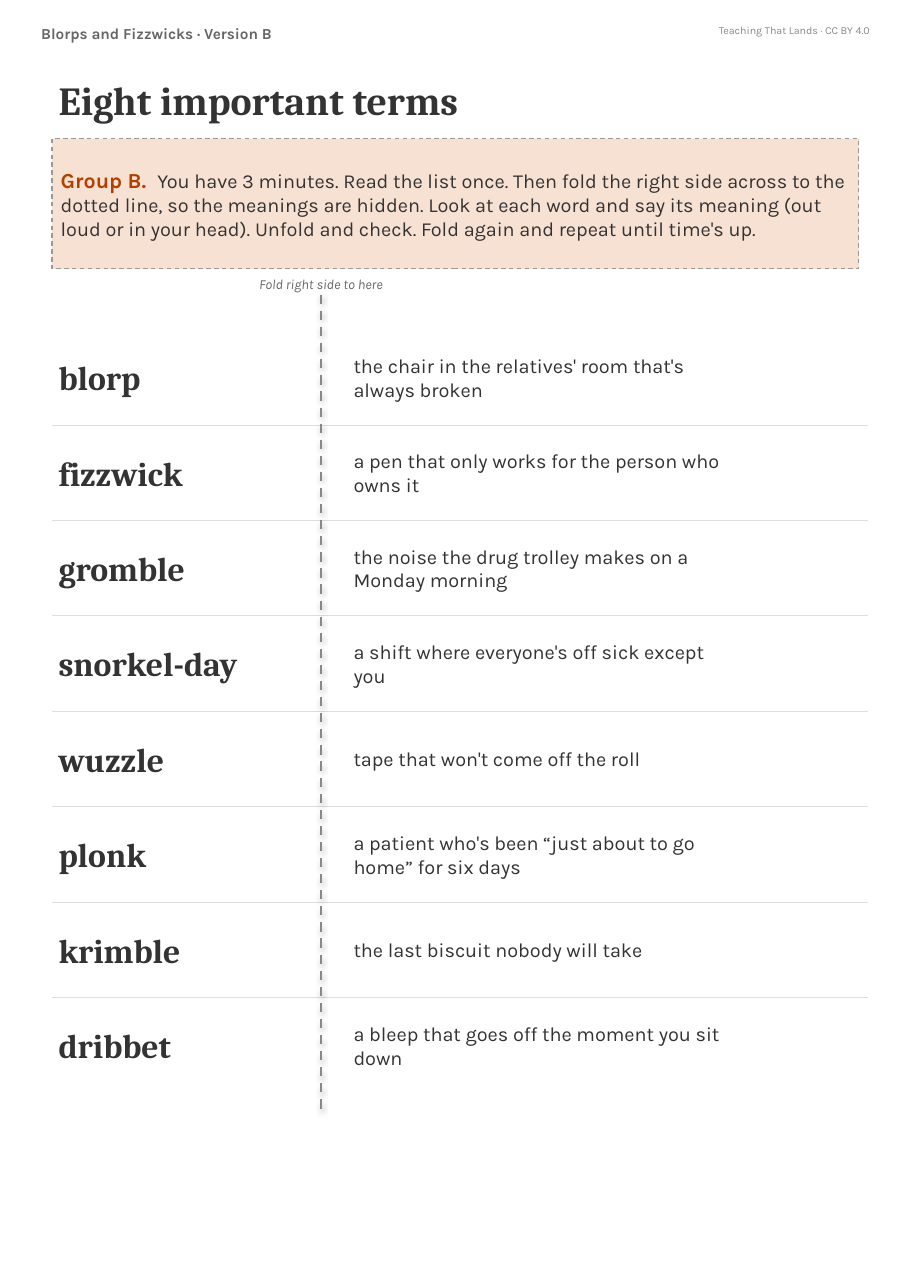
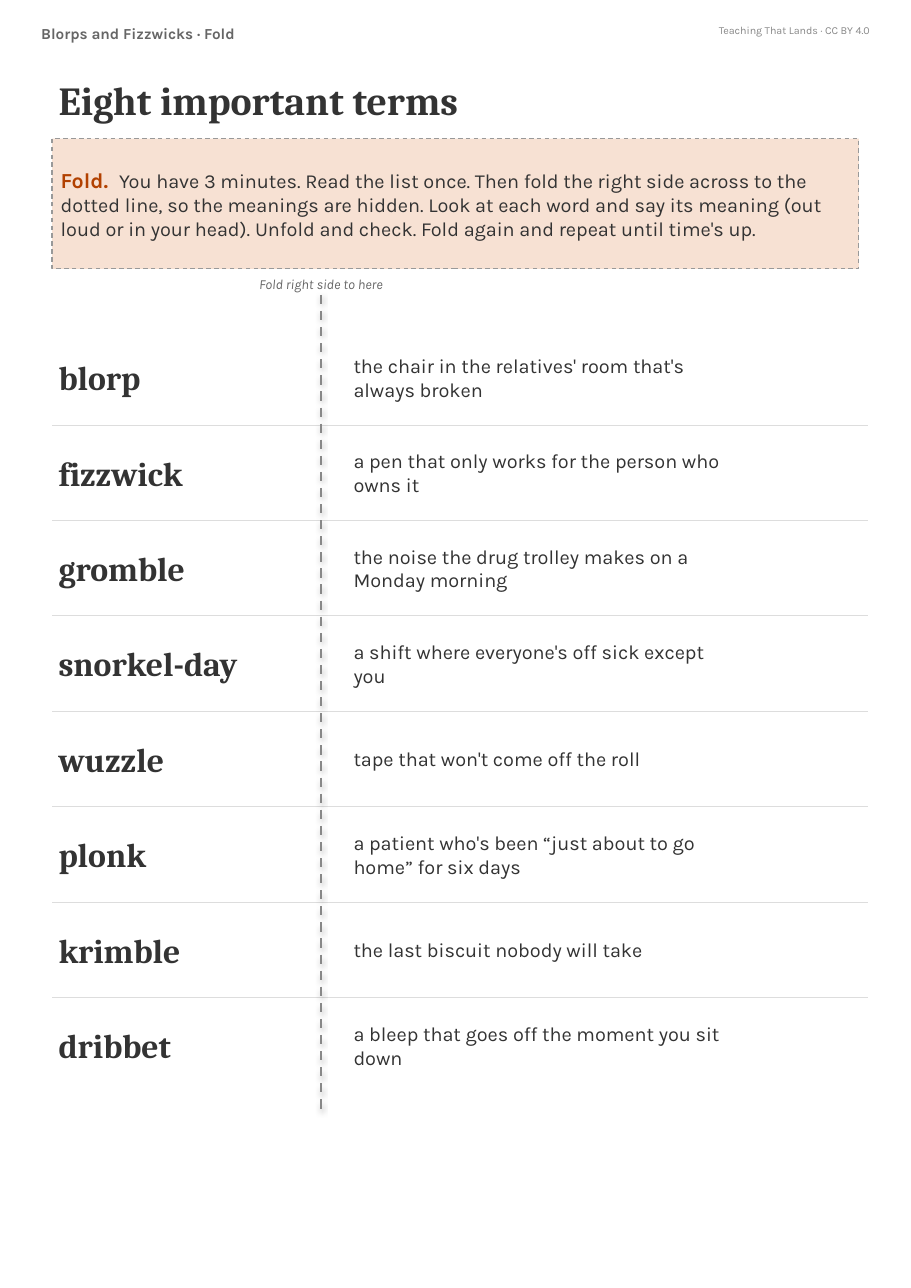
Before and after one commit to teachingthatlands/teachingthatlands.github.io, a slide deck: slide 2 of tools/printables/blorps-and-fizzwicks.pptx. Drawn at 911x1288 pixels with LibreOffice and Linux fonts; fonts in the diff are those of the drawing. Boxes give left, top, right and bottom in pixels: in the first picture for what was removed or moved away, otherwise in the second. Text is boxed around its words. In the diff, an @@ line names an element or a change of style, - is before the commit and + after.

```diff
--- a/tools/printables/blorps-and-fizzwicks.pptx
+++ b/tools/printables/blorps-and-fizzwicks.pptx
@@ text at (41,28,235,43): text changed @@
-Blorps and Fizzwicks · Version B
+Blorps and Fizzwicks · Fold
@@ text in rectangle at (61,173,821,241): text changed @@
-Group B. You have 3 minutes. Read the list once. Then fold the right side across to the dotted line, so the meanings are hidden. Look at each word and say its meaning (out loud or in your head). Unfold and check. Fold again and repeat until time's up.
+Fold. You have 3 minutes. Read the list once. Then fold the right side across to the dotted line, so the meanings are hidden. Look at each word and say its meaning (out loud or in your head). Unfold and check. Fold again and repeat until time's up.
```
Also in this commit, not shown: 3 other slides changed, 8 other files.
